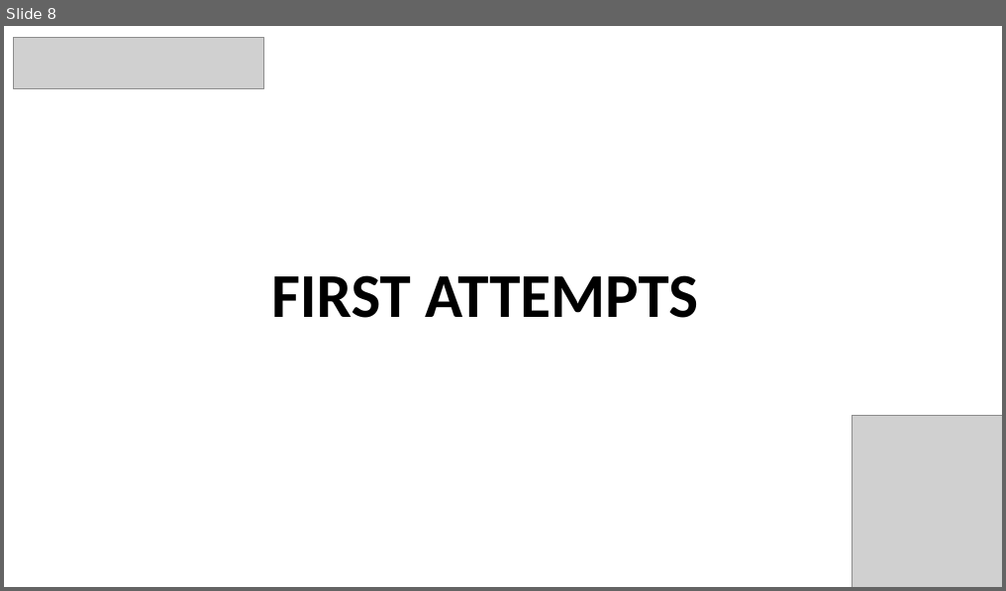
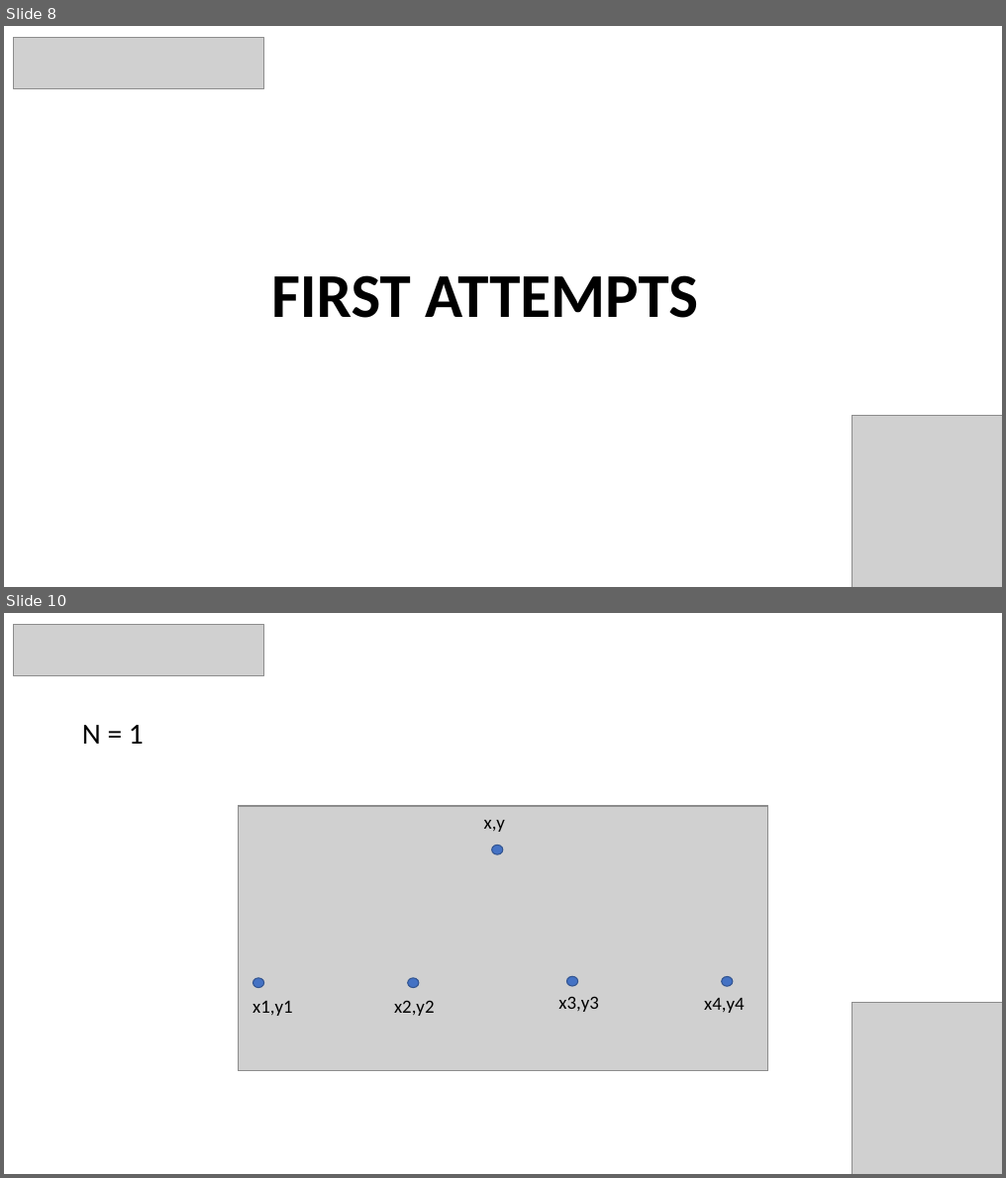
Before and after one commit to green-fox-academy/nguyenannie, a slide deck: week-03/Demo-week03.pptx. Shown one above the other, each under a label of ours: slide 8 before the commit, slides 8 and 10 after it; the slides between them are not shown. The pictures are 1006x591 and 1006x1178 pixels, drawn with LibreOffice and Linux fonts; fonts in the diff are those of the drawing; grey boxes stand for pictures. Boxes give left, top, right and bottom in pixels: in the first picture for what was removed or moved away, otherwise in the second. Text is boxed around its words. In the diff, an @@ line names an element or a change of style, - is before the commit and + after.

```diff
--- a/week-03/Demo-week03.pptx
+++ b/week-03/Demo-week03.pptx
@@ slide 10 added at (x1=4, y1=613, x2=1002, y2=1174), background #FFFFFF @@
@@ picture added at (x1=14, y1=624, x2=264, y2=676) @@
@@ text added at (x1=82, y1=725, x2=144, y2=744), 28 pt, text #000000 @@
+N = 1
@@ picture added at (x1=238, y1=805, x2=767, y2=1070) @@
@@ picture added at (x1=238, y1=807, x2=767, y2=1070) @@
@@ text added at (x1=484, y1=820, x2=505, y2=832), 18 pt, text #000000 @@
+x,y
@@ ellipse added at (x1=492, y1=845, x2=503, y2=855), fill #4472C4, outline #325491 1 pt @@
@@ ellipse added at (x1=253, y1=978, x2=264, y2=988), fill #4472C4, outline #325491 1 pt @@
@@ ellipse added at (x1=408, y1=978, x2=419, y2=988), fill #4472C4, outline #325491 1 pt @@
@@ text added at (x1=558, y1=996, x2=599, y2=1012), 18 pt, text #000000 @@
+x3,y3
@@ ellipse added at (x1=567, y1=977, x2=578, y2=986), fill #4472C4, outline #325491 1 pt @@
@@ text added at (x1=704, y1=998, x2=745, y2=1013), 18 pt, text #000000 @@
+x4,y4
@@ ellipse added at (x1=722, y1=977, x2=734, y2=986), fill #4472C4, outline #325491 1 pt @@
@@ text added at (x1=252, y1=1001, x2=293, y2=1016), 18 pt, text #000000 @@
+x1,y1
@@ text added at (x1=394, y1=1001, x2=435, y2=1016), 18 pt, text #000000 @@
+x2,y2
@@ picture added at (x1=852, y1=1002, x2=1002, y2=1174) @@
```
Also in this commit, not shown: 4 slides changed, 13 other slides added, 5 slides removed, 6 other files.
